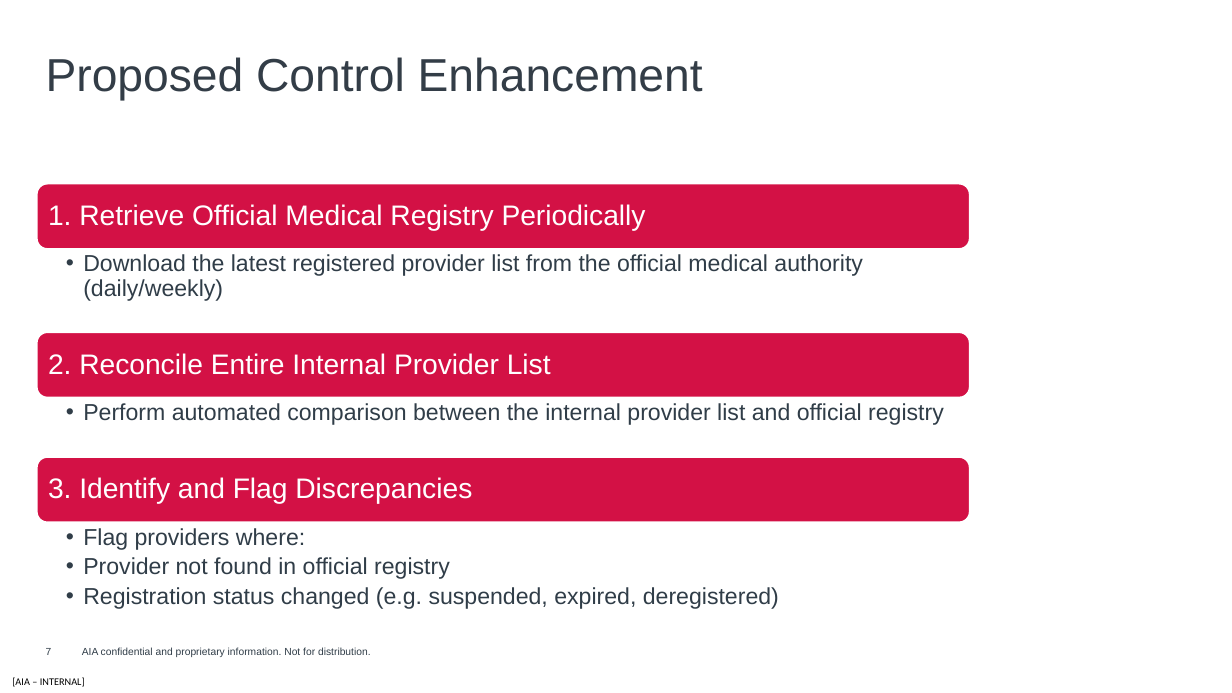
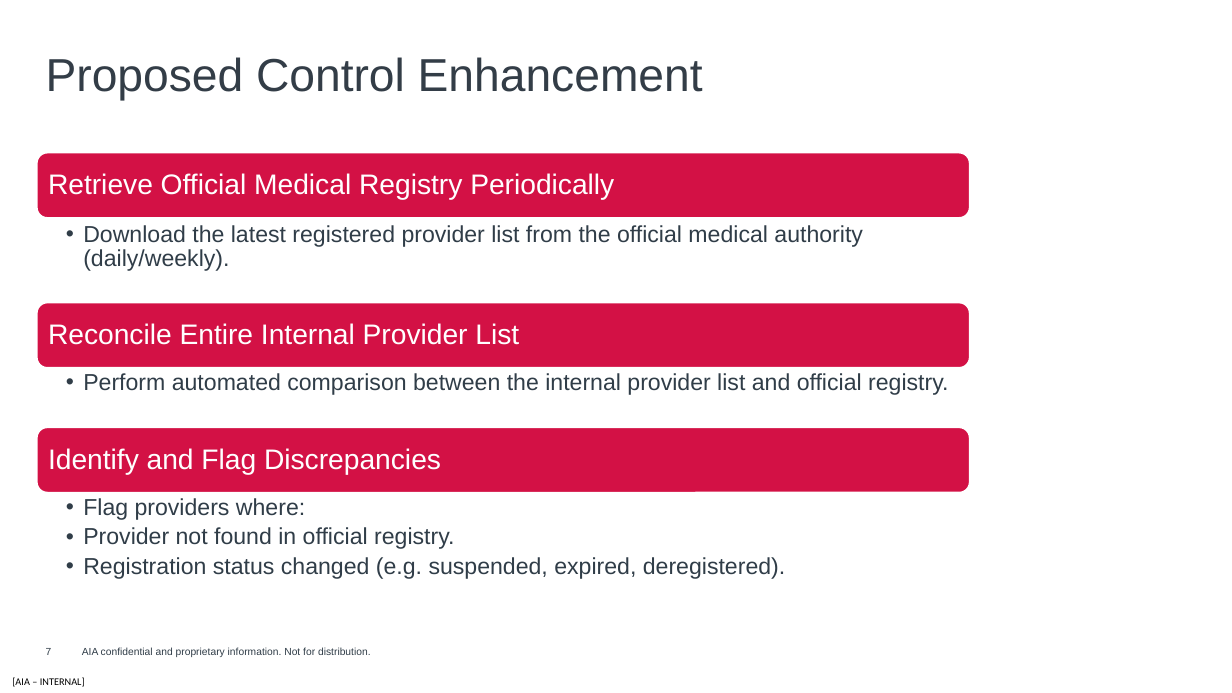
Before and after one commit to harrysokool/AIA-work, a slide deck: slide 7 of powerpoint/doctor_validation_ppt.pptx. Drawn at 1232x693 pixels with LibreOffice and Linux fonts; fonts in the diff are those of the drawing; background and template pictures are left out. Boxes give left, top, right and bottom in pixels: in the first picture for what was removed or moved away, otherwise in the second. Text is boxed around its words. In the diff, an @@ line names an element or a change of style, - is before the commit and + after.

Commit message:
update ppt

```diff
--- a/powerpoint/doctor_validation_ppt.pptx
+++ b/powerpoint/doctor_validation_ppt.pptx
@@ 3 rounded rectangles, 1 text: place and size @@
-3 rounded rectangles, 1 text at (36,183,970,609)
+3 rounded rectangles, 1 text at (36,152,970,579)
@@ text at (48,173,614,200): text changed @@
-1. Retrieve Official Medical Registry Periodically
+Retrieve Official Medical Registry Periodically
@@ text at (83,225,863,271): text changed @@
-  • Download the latest registered provider list from the official medical authority (daily/weekly)
+  • Download the latest registered provider list from the official medical authority (daily/weekly).
@@ text at (48,323,519,345): text changed @@
-2. Reconcile Entire Internal Provider List
+Reconcile Entire Internal Provider List
@@ text at (83,373,948,395): text changed @@
-  • Perform automated comparison between the internal provider list and official registry
+  • Perform automated comparison between the internal provider list and official registry.
@@ text at (48,448,441,475): text changed @@
-3. Identify and Flag Discrepancies
+Identify and Flag Discrepancies
@@ text at (83,527,785,579): text changed @@
-  • Provider not found in official registry
-  • Registration status changed (e.g. suspended, expired, deregistered)
+  • Provider not found in official registry.
+  • Registration status changed (e.g. suspended, expired, deregistered).
```
Also in this commit, not shown: 4 other slides changed.
